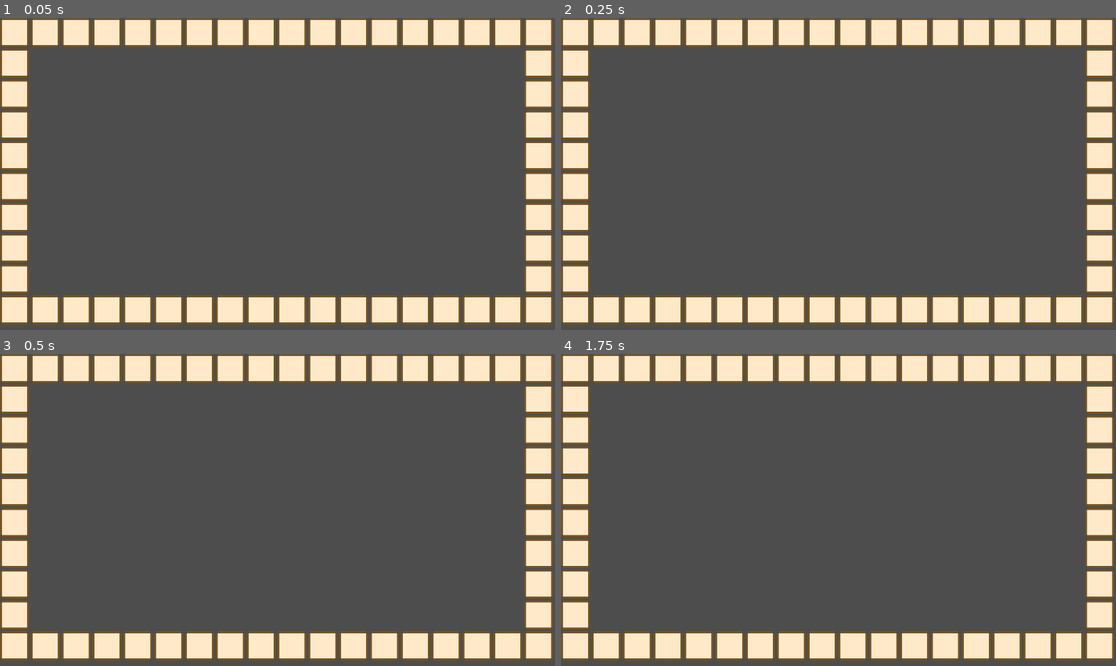
Above: before the commit, frames 1-4 (two rows, left to right).
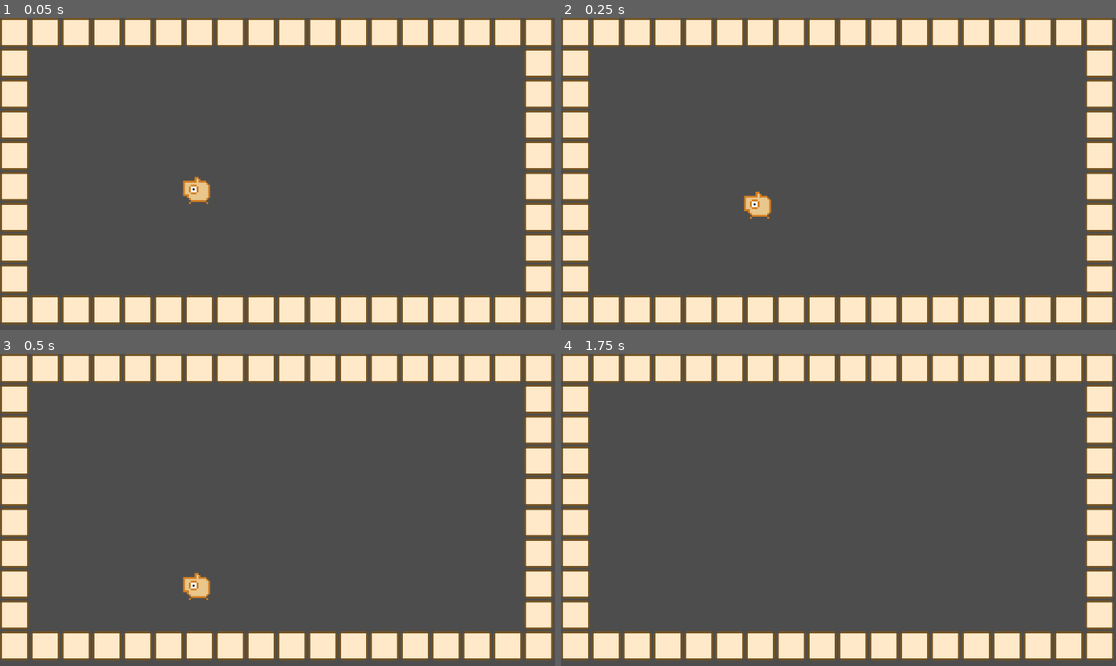
Above: after the commit, the same moments.

Repository: syun77/gd_inovania
Game: Godot game, scene res://Main.tscn
Two runs of this game, one before a commit and one after it. Both use one fixed random seed, a clock stepped at 60 frames per second and the inputs below.
Inputs (mouse positions are in pixels of both pictures, inside the frame that each line leads up to):
- Up to frame 1 (0.05 s): no input
- Up to frame 2 (0.25 s): no input
- Up to frame 3 (0.5 s): no input
- Up to frame 4 (1.75 s): tap Enter (ui_accept) at 0.5, 0.77, 1.25, 1.52 s; move the mouse to (960, 494) at 0.52 s; hold Right (ui_right) from 0.53 s (still down); move the mouse to (727, 525) at 1.27 s

The runs differ from the first frame. In frame 1, 0.3% of the frame differs, in the area x 32-38%, y 50-60%; in frame 2, 0.3%; in frame 3, 0.3%; in frame 4, nothing differs.

Commit message:
プレイヤーを仮実装

Diff:
--- a/gd_inovania/Main.tscn
+++ b/gd_inovania/Main.tscn
@@ -1,6 +1,7 @@
-[gd_scene load_steps=2 format=3 uid="uid://w7g5p3p3ldbw"]
+[gd_scene load_steps=3 format=3 uid="uid://w7g5p3p3ldbw"]
 
 [ext_resource type="TileSet" uid="uid://bj4w75hx8d420" path="res://assets/tiles/tile_set.tres" id="1_siuqx"]
+[ext_resource type="PackedScene" uid="uid://ch0yf5nkshbib" path="res://src/player/Player.tscn" id="2_cqxvx"]
 
 [node name="Main" type="Node2D"]
 
@@ -13,3 +14,6 @@
 layer_0/tile_data = PackedInt32Array(0, 65536, 0, 1, 65536, 0, 2, 65536, 0, 3, 65536, 0, 4, 65536, 0, 5, 65536, 0, 6, 6 …(769 unchanged characters)…
 
 [node name="MainLayer" type="CanvasLayer" parent="."]
+
+[node name="Player" parent="MainLayer" instance=ExtResource("2_cqxvx")]
+position = Vector2(408, 384)
--- a/gd_inovania/assets/tiles/tile_set.tres
+++ b/gd_inovania/assets/tiles/tile_set.tres
@@ -36,96 +36,6 @@
 9:0/0 = 0
 9:0/0/physics_layer_0/linear_velocity = Vector2(0, 0)
 9:0/0/physics_layer_0/angular_velocity = 0.0
-0:1/0 = 0
-0:1/0/physics_layer_0/linear_velocity = Vector2(0, 0)
-0:1/0/physics_layer_0/angular_velocity = 0.0
-1:1/0 = 0
-1:1/0/physics_layer_0/linear_velocity = Vector2(0, 0)
-1:1/0/physics_layer_0/angular_velocity = 0.0
-2:1/0 = 0
-2:1/0/physics_layer_0/linear_velocity = Vector2(0, 0)
-2:1/0/physics_layer_0/angular_velocity = 0.0
-3:1/0 = 0
-3:1/0/physics_layer_0/linear_velocity = Vector2(0, 0)
-3:1/0/physics_layer_0/angular_velocity = 0.0
-4:1/0 = 0
-4:1/0/physics_layer_0/linear_velocity = Vector2(0, 0)
-4:1/0/physics_layer_0/angular_velocity = 0.0
-5:1/0 = 0
-5:1/0/physics_layer_0/linear_velocity = Vector2(0, 0)
-5:1/0/physics_layer_0/angular_velocity = 0.0
-6:1/0 = 0
-6:1/0/physics_layer_0/linear_velocity = Vector2(0, 0)
-6:1/0/physics_layer_0/angular_velocity = 0.0
-7:1/0 = 0
-7:1/0/physics_layer_0/linear_velocity = Vector2(0, 0)
-7:1/0/physics_layer_0/angular_velocity = 0.0
-8:1/0 = 0
-8:1/0/physics_layer_0/linear_velocity = Vector2(0, 0)
-8:1/0/physics_layer_0/angular_velocity = 0.0
-9:1/0 = 0
-9:1/0/physics_layer_0/linear_velocity = Vector2(0, 0)
-9:1/0/physics_layer_0/angular_velocity = 0.0
-0:2/0 = 0
-0:2/0/physics_layer_0/linear_velocity = Vector2(0, 0)
-0:2/0/physics_layer_0/angular_velocity = 0.0
-1:2/0 = 0
-1:2/0/physics_layer_0/linear_velocity = Vector2(0, 0)
-1:2/0/physics_layer_0/angular_velocity = 0.0
-2:2/0 = 0
-2:2/0/physics_layer_0/linear_velocity = Vector2(0, 0)
-2:2/0/physics_layer_0/angular_velocity = 0.0
-3:2/0 = 0
-3:2/0/physics_layer_0/linear_velocity = Vector2(0, 0)
-3:2/0/physics_layer_0/angular_velocity = 0.0
-4:2/0 = 0
-4:2/0/physics_layer_0/linear_velocity = Vector2(0, 0)
-4:2/0/physics_layer_0/angular_velocity = 0.0
-5:2/0 = 0
-5:2/0/physics_layer_0/linear_velocity = Vector2(0, 0)
-5:2/0/physics_layer_0/angular_velocity = 0.0
-6:2/0 = 0
-6:2/0/physics_layer_0/linear_velocity = Vector2(0, 0)
-6:2/0/physics_layer_0/angular_velocity = 0.0
-7:2/0 = 0
-7:2/0/physics_layer_0/linear_velocity = Vector2(0, 0)
-7:2/0/physics_layer_0/angular_velocity = 0.0
-8:2/0 = 0
-8:2/0/physics_layer_0/linear_velocity = Vector2(0, 0)
-8:2/0/physics_layer_0/angular_velocity = 0.0
-9:2/0 = 0
-9:2/0/physics_layer_0/linear_velocity = Vector2(0, 0)
-9:2/0/physics_layer_0/angular_velocity = 0.0
-0:3/0 = 0
-0:3/0/physics_layer_0/linear_velocity = Vector2(0, 0)
-0:3/0/physics_layer_0/angular_velocity = 0.0
-1:3/0 = 0
-1:3/0/physics_layer_0/linear_velocity = Vector2(0, 0)
-1:3/0/physics_layer_0/angular_velocity = 0.0
-2:3/0 = 0
-2:3/0/physics_layer_0/linear_velocity = Vector2(0, 0)
-2:3/0/physics_layer_0/angular_velocity = 0.0
-3:3/0 = 0
-3:3/0/physics_layer_0/linear_velocity = Vector2(0, 0)
-3:3/0/physics_layer_0/angular_velocity = 0.0
-4:3/0 = 0
-4:3/0/physics_layer_0/linear_velocity = Vector2(0, 0)
-4:3/0/physics_layer_0/angular_velocity = 0.0
-5:3/0 = 0
-5:3/0/physics_layer_0/linear_velocity = Vector2(0, 0)
-5:3/0/physics_layer_0/angular_velocity = 0.0
-6:3/0 = 0
-6:3/0/physics_layer_0/linear_velocity = Vector2(0, 0)
-6:3/0/physics_layer_0/angular_velocity = 0.0
-7:3/0 = 0
-7:3/0/physics_layer_0/linear_velocity = Vector2(0, 0)
-7:3/0/physics_layer_0/angular_velocity = 0.0
-8:3/0 = 0
-8:3/0/physics_layer_0/linear_velocity = Vector2(0, 0)
-8:3/0/physics_layer_0/angular_velocity = 0.0
-9:3/0 = 0
-9:3/0/physics_layer_0/linear_velocity = Vector2(0, 0)
-9:3/0/physics_layer_0/angular_velocity = 0.0
 0:4/0 = 0
 0:4/0/physics_layer_0/linear_velocity = Vector2(0, 0)
 0:4/0/physics_layer_0/angular_velocity = 0.0
--- a/gd_inovania/project.godot
+++ b/gd_inovania/project.godot
@@ -14,3 +14,12 @@
 run/main_scene="res://Main.tscn"
 config/features=PackedStringArray("4.1", "Forward Plus")
 config/icon="res://icon.svg"
+
+[layer_names]
+
+2d_physics/layer_1="Player"
+2d_physics/layer_2="Floor"
+
+[rendering]
+
+textures/canvas_textures/default_texture_filter=0
--- a/gd_inovania/src/player/Player.tscn
+++ b/gd_inovania/src/player/Player.tscn
@@ -1,6 +1,20 @@
-[gd_scene load_steps=2 format=3 uid="uid://ch0yf5nkshbib"]
+[gd_scene load_steps=4 format=3 uid="uid://ch0yf5nkshbib"]
 
 [ext_resource type="Script" path="res://src/player/Player.gd" id="1_ex6wv"]
+[ext_resource type="Texture2D" uid="uid://chheu7t0waflt" path="res://assets/images/player.png" id="2_88ada"]
+
+[sub_resource type="RectangleShape2D" id="RectangleShape2D_83kri"]
+size = Vector2(48, 56)
 
 [node name="Player" type="CharacterBody2D"]
 script = ExtResource("1_ex6wv")
+
+[node name="Sprite" type="Sprite2D" parent="."]
+position = Vector2(0, -32)
+texture = ExtResource("2_88ada")
+hframes = 6
+vframes = 4
+
+[node name="CollisionShape2D" type="CollisionShape2D" parent="."]
+position = Vector2(0, -28)
+shape = SubResource("RectangleShape2D_83kri")
